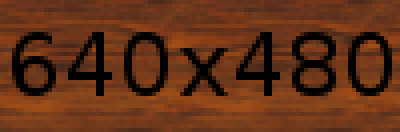
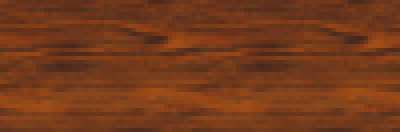
Two versions of the same layered image (400x132). Layer-by-layer changes:
removed layer "640x480" over [12, 32, 392, 96]
